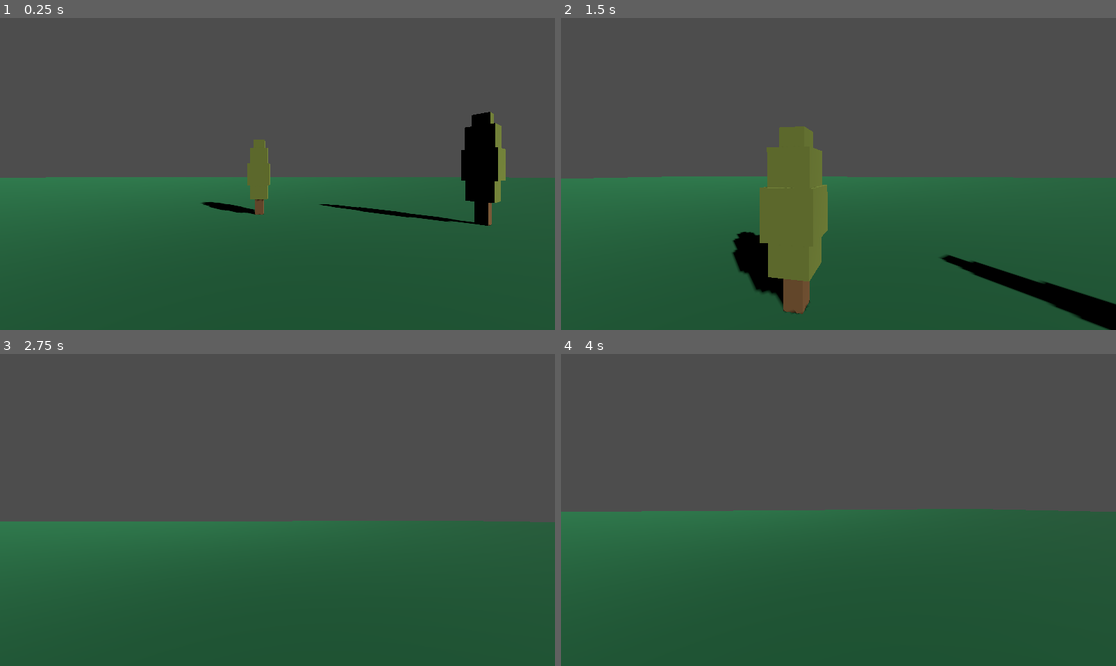
Above: before the commit, frames 1-4 (two rows, left to right).
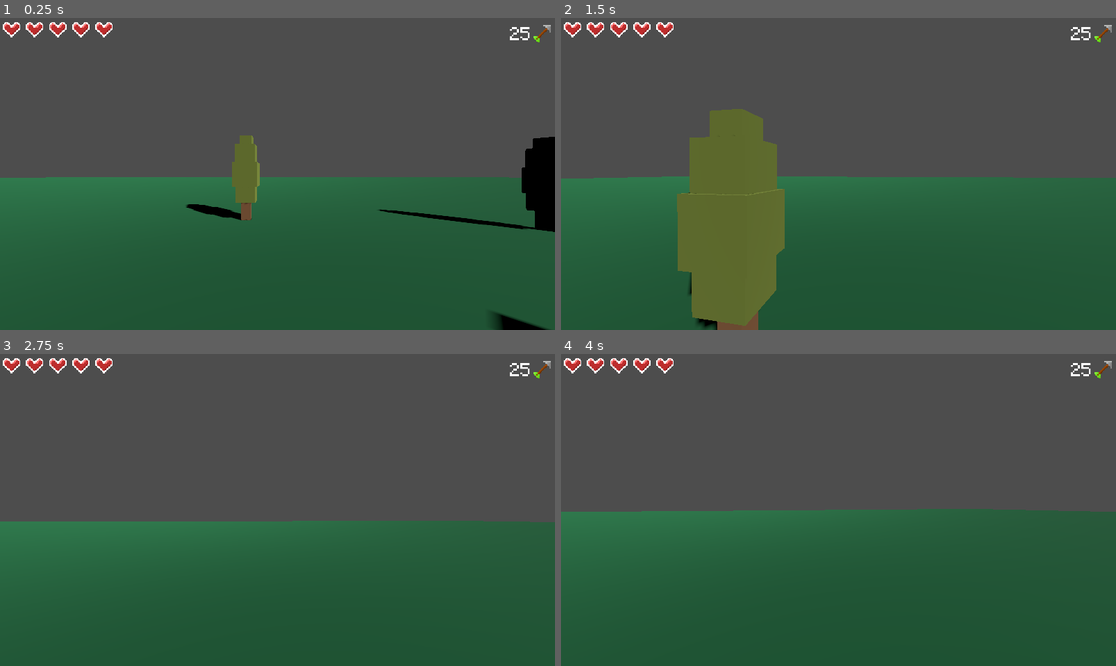
Above: after the commit, the same moments.

Repository: Esosek/Tondacraft_Course
Game: Godot game, scene res://scenes/game.tscn
Two runs of this game, one before a commit and one after it. Both use one fixed random seed, a clock stepped at 60 frames per second and the inputs below.
Inputs (mouse positions are in pixels of both pictures, inside the frame that each line leads up to):
- Up to frame 1 (0.25 s): no input
- Up to frame 2 (1.5 s): tap Enter at 0.5 s; move the mouse to (866, 174) at 0.52 s; hold W (move_forward) from 0.53 s (still down); tap Space (jump) at 0.77 s; move the mouse to (810, 174) at 1.27 s
- Up to frame 3 (2.75 s): keep holding W (move_forward); tap Space (jump) at 1.52 s; move the mouse to (288, 503) at 2.02 s
- Up to frame 4 (4 s): keep holding W (move_forward); tap Space (jump) at 2.75, 3.02, 3.77 s; move the mouse to (832, 516) at 2.77 s; tap Enter at 3.5 s; move the mouse to (877, 513) at 3.52 s

The runs differ from the first frame. In frame 1, 6.5% of the frame differs, in the area x 0-100%, y 1-100%; in frame 2, 16%; in frame 3, 0.6%; in frame 4, 0.6%.

Commit message:
Reworked lection 2

Diff:
--- /dev/null
+++ b/assets/base_material.tres
@@ -0,0 +1,7 @@
+[gd_resource type="StandardMaterial3D" load_steps=2 format=3 uid="uid://c08ejquc6s0j8"]
+
+[ext_resource type="Texture2D" uid="uid://c80egiof7ys05" path="res://assets/EsoPallete.png" id="1_ml8aa"]
+
+[resource]
+albedo_texture = ExtResource("1_ml8aa")
+texture_filter = 0
--- /dev/null
+++ b/scenes/arrow/counter/arrow_counter.gd
@@ -0,0 +1,11 @@
+class_name Arrows
+extends Control
+
+@export var arrows = 0
+
+@onready var label = $Label
+
+
+# Called when the node enters the scene tree for the first time.
+func _ready():
+	label.text = str(arrows)
--- /dev/null
+++ b/scenes/arrow/counter/arrow_counter.tscn
@@ -0,0 +1,44 @@
+[gd_scene load_steps=4 format=3 uid="uid://c236l765vyobh"]
+
+[ext_resource type="Script" path="res://scenes/arrow/counter/arrow_counter.gd" id="1_6td67"]
+[ext_resource type="Texture2D" uid="uid://jg1iou1bklft" path="res://scenes/arrow/counter/arrow_icon.png" id="2_042mc"]
+[ext_resource type="FontFile" uid="uid://circ503ry3kbx" path="res://assets/Minecraftia-Regular.ttf" id="3_iogut"]
+
+[node name="ArrowCounter" type="Control"]
+layout_mode = 3
+anchors_preset = 1
+anchor_left = 1.0
+anchor_right = 1.0
+offset_left = -245.0
+offset_top = 20.0
+offset_right = -15.0
+offset_bottom = 80.0
+grow_horizontal = 0
+script = ExtResource("1_6td67")
+arrows = 25
+
+[node name="TextureRect" type="TextureRect" parent="."]
+layout_mode = 1
+anchors_preset = 6
+anchor_left = 1.0
+anchor_top = 0.5
+anchor_right = 1.0
+anchor_bottom = 0.5
+offset_left = -60.0
+offset_top = -25.0
+offset_bottom = 35.0
+grow_horizontal = 0
+grow_vertical = 2
+texture = ExtResource("2_042mc")
+expand_mode = 2
+stretch_mode = 4
+
+[node name="Label" type="Label" parent="."]
+layout_mode = 1
+offset_right = 164.0
+offset_bottom = 88.0
+theme_override_fonts/font = ExtResource("3_iogut")
+theme_override_font_sizes/font_size = 50
+text = "25"
+horizontal_alignment = 2
+vertical_alignment = 1
--- a/scenes/game.tscn
+++ b/scenes/game.tscn
@@ -1,7 +1,8 @@
-[gd_scene load_steps=6 format=3 uid="uid://cylbs1f7p2ut1"]
+[gd_scene load_steps=7 format=3 uid="uid://cylbs1f7p2ut1"]
 
 [ext_resource type="PackedScene" uid="uid://duc1fbwkdku8e" path="res://scenes/player/player.tscn" id="1_0mkui"]
-[ext_resource type="PackedScene" uid="uid://b4oyjs4pdd7ey" path="res://assets/Tree.fbx" id="2_m3ei8"]
+[ext_resource type="PackedScene" uid="uid://coc6e0ohhhk4u" path="res://scenes/ui.tscn" id="1_04odf"]
+[ext_resource type="PackedScene" uid="uid://tr3ghg0jhlfp" path="res://scenes/tree/tree.tscn" id="3_bm0ac"]
 
 [sub_resource type="StandardMaterial3D" id="StandardMaterial3D_65kno"]
 albedo_color = Color(0.203141, 0.590745, 0.362937, 1)
@@ -11,6 +12,8 @@
 [sub_resource type="WorldBoundaryShape3D" id="WorldBoundaryShape3D_q6v2w"]
 
 [node name="Game" type="Node"]
+
+[node name="UI" parent="." instance=ExtResource("1_04odf")]
 
 [node name="Ground" type="StaticBody3D" parent="."]
 transform = Transform3D(100, 0, 0, 0, 100, 0, 0, 0, 100, 0, 0, 0)
@@ -31,11 +34,13 @@
 
 [node name="Trees" type="Node3D" parent="."]
 
-[node name="Tree" parent="Trees" instance=ExtResource("2_m3ei8")]
-transform = Transform3D(1, 0, 0, 0, 1, 0, 0, 0, 1, -0.674944, 0, -7.62635)
+[node name="Tree" parent="Trees" instance=ExtResource("3_bm0ac")]
+transform = Transform3D(1, 0, 0, 0, 1, 0, 0, 0, 1, -1.02326, 0, -6.73313)
 
-[node name="Tree2" parent="Trees" instance=ExtResource("2_m3ei8")]
-transform = Transform3D(0.533024, 0, -0.8461, 0, 1.19124, 0, 0.8461, 0, 0.533024, 6.13745, 0, -6.07546)
+[node name="Tree2" parent="Trees" instance=ExtResource("3_bm0ac")]
+transform = Transform3D(0.657046, 0, -0.75385, 0, 0.895236, 0, 0.75385, 0, 0.657046, 7.20455, 0, -5.48007)
 
-[node name="Tree3" parent="Trees" instance=ExtResource("2_m3ei8")]
-transform = Transform3D(-0.868753, 0, -0.495246, 0, 1.07472, 0, 0.495246, 0, -0.868753, 7.25191, 0, 3.76379)
+[node name="Tree3" parent="Trees" instance=ExtResource("3_bm0ac")]
+transform = Transform3D(0.657046, 0, -0.75385, 0, 1.0504, 0, 0.75385, 0, 0.657046, 5.72782, 0, 1.46553)
+
+[connection signal="health_updated" from="Player" to="UI/HealthBar" method="_on_player_health_updated"]
--- /dev/null
+++ b/scenes/player/health/health_bar.gd
@@ -0,0 +1,13 @@
+class_name HealthBar
+extends HBoxContainer
+
+const EMPTY_HEART = preload("res://scenes/player/health/empty_heart.png")
+const HEART = preload("res://scenes/player/health/heart.png")
+
+func _on_player_health_updated(updated_health):
+	for index in range(get_child_count()):
+		var health_node = get_child(index) as TextureRect
+		if index < updated_health:
+			health_node.texture = HEART
+		else:
+			health_node.texture = EMPTY_HEART
--- /dev/null
+++ b/scenes/player/health/health_bar.tscn
@@ -0,0 +1,25 @@
+[gd_scene load_steps=3 format=3 uid="uid://bvgyhv7b0727s"]
+
+[ext_resource type="Script" path="res://scenes/player/health/health_bar.gd" id="1_ah2b8"]
+[ext_resource type="PackedScene" uid="uid://bllu8hmid8bj0" path="res://scenes/player/health/heart.tscn" id="2_xg5tn"]
+
+[node name="HealthBar" type="HBoxContainer"]
+offset_right = 800.0
+offset_bottom = 60.0
+theme_override_constants/separation = 20
+script = ExtResource("1_ah2b8")
+
+[node name="Heart" parent="." instance=ExtResource("2_xg5tn")]
+layout_mode = 2
+
+[node name="Heart2" parent="." instance=ExtResource("2_xg5tn")]
+layout_mode = 2
+
+[node name="Heart3" parent="." instance=ExtResource("2_xg5tn")]
+layout_mode = 2
+
+[node name="Heart4" parent="." instance=ExtResource("2_xg5tn")]
+layout_mode = 2
+
+[node name="Heart5" parent="." instance=ExtResource("2_xg5tn")]
+layout_mode = 2
--- /dev/null
+++ b/scenes/player/health/heart.tscn
@@ -0,0 +1,10 @@
+[gd_scene load_steps=2 format=3 uid="uid://bllu8hmid8bj0"]
+
+[ext_resource type="Texture2D" uid="uid://cplx2fgm0nar6" path="res://scenes/player/health/empty_heart.png" id="1_14rsx"]
+
+[node name="Heart" type="TextureRect"]
+offset_right = 60.0
+offset_bottom = 60.0
+texture = ExtResource("1_14rsx")
+expand_mode = 2
+stretch_mode = 4
--- a/scenes/player/player.gd
+++ b/scenes/player/player.gd
@@ -1,4 +1,7 @@
+class_name Player
 extends CharacterBody3D
+
+signal health_updated
 
 @export var speed = 5.0
 @export var jump_velocity = 4.5
@@ -16,9 +19,10 @@
 func _init():
 	# Zneviditelní myš a zamkne jí na střed obrazovky
 	Input.set_mouse_mode(Input.MOUSE_MODE_CAPTURED)
-	print("Health ", health)
-	health = max_health
-	print("Health ", health)
+
+# Volá se při načtení nodu do hry
+func _ready():
+	set_initial_health()
 
 func _physics_process(delta):
 	# Add the gravity.
@@ -48,3 +52,7 @@
 		rotate_y(-event.relative.x * mouse_sensitivity)
 		camera.rotate_x(-event.relative.y * mouse_sensitivity)
 		camera.rotation.x = clamp(camera.rotation.x, -camera_clamp, camera_clamp)
+
+func set_initial_health():
+	health = max_health
+	health_updated.emit(health)
--- a/scenes/tree/tree.tscn
+++ b/scenes/tree/tree.tscn
@@ -1,5 +1,14 @@
-[gd_scene load_steps=2 format=3 uid="uid://tr3ghg0jhlfp"]
+[gd_scene load_steps=3 format=3 uid="uid://tr3ghg0jhlfp"]
 
-[ext_resource type="PackedScene" uid="uid://b4oyjs4pdd7ey" path="res://assets/Tree.fbx" id="1_4dagk"]
+[ext_resource type="PackedScene" uid="uid://cat46j3ayvc63" path="res://assets/Tree.glb" id="1_5kwxa"]
 
-[node name="Tree" instance=ExtResource("1_4dagk")]
+[sub_resource type="BoxShape3D" id="BoxShape3D_acwb6"]
+size = Vector3(0.667969, 2.64656, 0.631836)
+
+[node name="Tree" instance=ExtResource("1_5kwxa")]
+
+[node name="StaticBody3D" type="StaticBody3D" parent="." index="1"]
+
+[node name="CollisionShape3D" type="CollisionShape3D" parent="StaticBody3D" index="0"]
+transform = Transform3D(1, 0, 0, 0, 1, 0, 0, 0, 1, 0, 1.43387, 0)
+shape = SubResource("BoxShape3D_acwb6")
--- /dev/null
+++ b/scenes/ui.tscn
@@ -0,0 +1,23 @@
+[gd_scene load_steps=3 format=3 uid="uid://coc6e0ohhhk4u"]
+
+[ext_resource type="PackedScene" uid="uid://bvgyhv7b0727s" path="res://scenes/player/health/health_bar.tscn" id="1_jip43"]
+[ext_resource type="PackedScene" uid="uid://c236l765vyobh" path="res://scenes/arrow/counter/arrow_counter.tscn" id="2_i7h7r"]
+
+[node name="UI" type="Control"]
+layout_mode = 3
+anchors_preset = 15
+anchor_right = 1.0
+anchor_bottom = 1.0
+grow_horizontal = 2
+grow_vertical = 2
+mouse_filter = 2
+
+[node name="HealthBar" parent="." instance=ExtResource("1_jip43")]
+layout_mode = 0
+offset_left = 10.0
+offset_top = 10.0
+offset_right = 810.0
+offset_bottom = 70.0
+
+[node name="ArrowCounter" parent="." instance=ExtResource("2_i7h7r")]
+layout_mode = 1
Binary file added: assets/Minecraftia-Regular.ttf
Not shown, added: assets/Minecraftia-Regular.ttf.import
Binary file removed: assets/Tree.fbx
Binary file added: assets/Tree.glb
Not shown, changed: assets/Tree.glb.import
Binary file added: scenes/arrow/counter/arrow_icon.png
Not shown, added: scenes/arrow/counter/arrow_icon.png.import
Binary file added: scenes/player/health/empty_heart.png
Not shown, added: scenes/player/health/empty_heart.png.import
Binary file added: scenes/player/health/heart.png
Not shown, added: scenes/player/health/heart.png.import
Not shown, added: ukoly/lekce_02.txt
